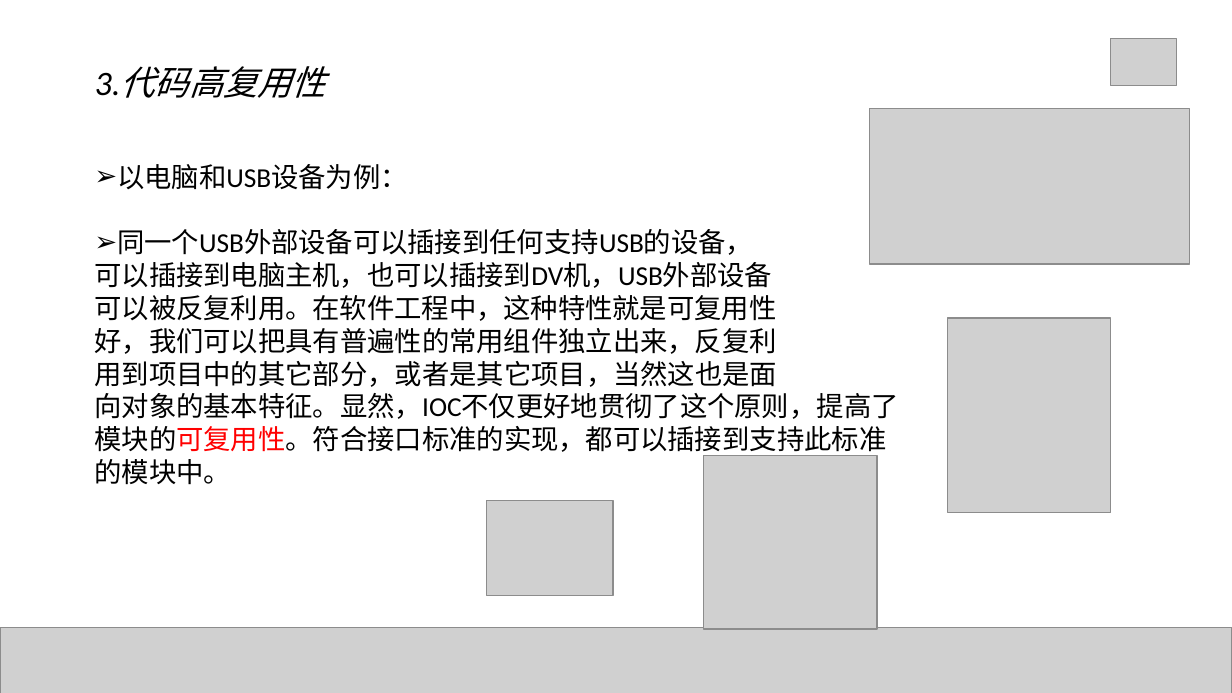
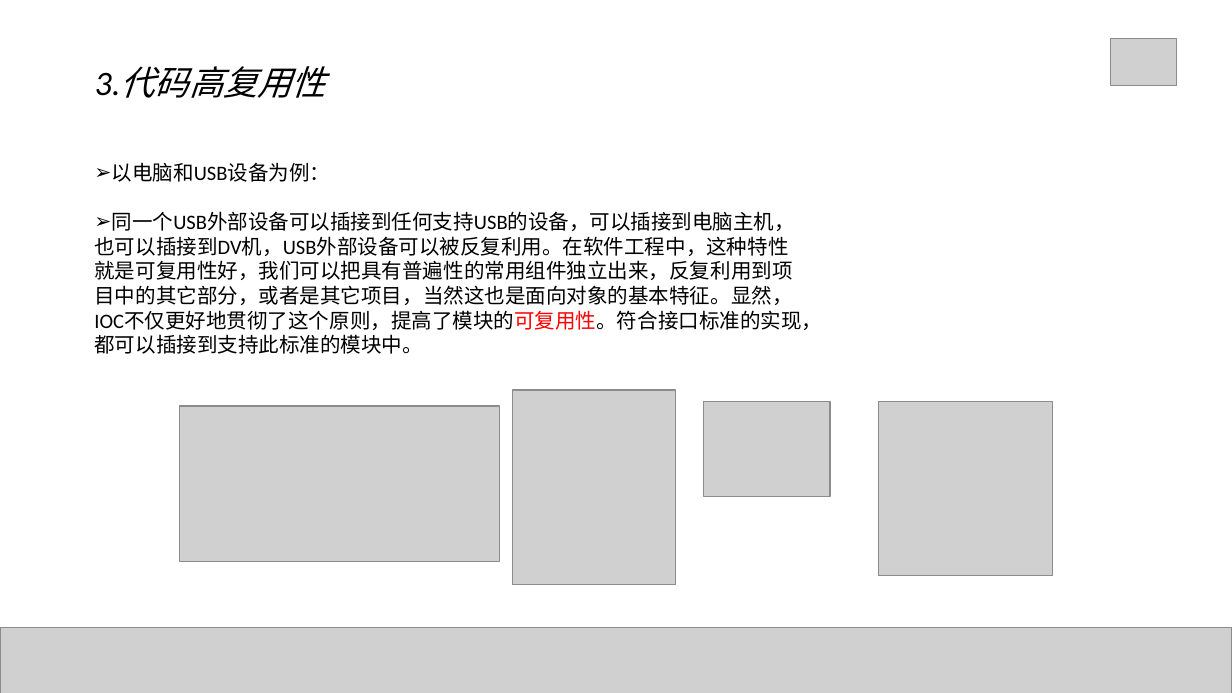
Before and after one commit to Mrchensama/DependenceInjection, a slide deck: slide 11 of 陈胡-依赖注入.pptx. Drawn at 1232x693 pixels with LibreOffice and Linux fonts; fonts in the diff are those of the drawing; grey boxes stand for pictures. Boxes give left, top, right and bottom in pixels: in the first picture for what was removed or moved away, otherwise in the second. Text is boxed around its words. In the diff, an @@ line names an element or a change of style, - is before the commit and + after.

```diff
--- a/陈胡-依赖注入.pptx
+++ b/陈胡-依赖注入.pptx
@@ text at bbox=[112, 162, 330, 182]: size 16 to 12 pt in "以电脑和USB设备为例：" @@
@@ text at bbox=[94, 211, 822, 354]: text changed; size 16 to 12 pt @@
-➢ 同一个USB外部设备可以插接到任何支持USB的设备，
-可以插接到电脑主机，也可以插接到DV机，USB外部设备
-可以被反复利用。在软件工程中，这种特性就是可复用性
-好，我们可以把具有普遍性的常用组件独立出来，反复利
-用到项目中的其它部分，或者是其它项目，当然这也是面
-向对象的基本特征。显然，IOC不仅更好地贯彻了这个原则，提高了模块的可复用性。符合接口标准的实现，都可以插接到支持此标准的模块中。
+➢ 同一个USB外部设备可以插接到任何支持USB的设备，可以插接到电脑主机，
+也可以插接到DV机，USB外部设备可以被反复利用。在软件工程中，这种特性
+就是可复用性好，我们可以把具有普遍性的常用组件独立出来，反复利用到项
+目中的其它部分，或者是其它项目，当然这也是面向对象的基本特征。显然，
+IOC不仅更好地贯彻了这个原则，提高了模块的可复用性。符合接口标准的实现，
+都可以插接到支持此标准的模块中。
@@ picture: place and size @@
-picture at bbox=[870, 108, 1190, 264]
+picture at bbox=[180, 407, 500, 562]
@@ picture: place and size @@
-picture at bbox=[947, 318, 1110, 513]
+picture at bbox=[513, 391, 675, 585]
@@ picture: place and size @@
-picture at bbox=[487, 500, 614, 595]
+picture at bbox=[703, 402, 830, 496]
@@ picture: place and size @@
-picture at bbox=[703, 456, 877, 630]
+picture at bbox=[878, 402, 1052, 575]
```
Also in this commit, not shown: 14 other slides changed, 8 slides added, 2 slides removed, 5 other files.
